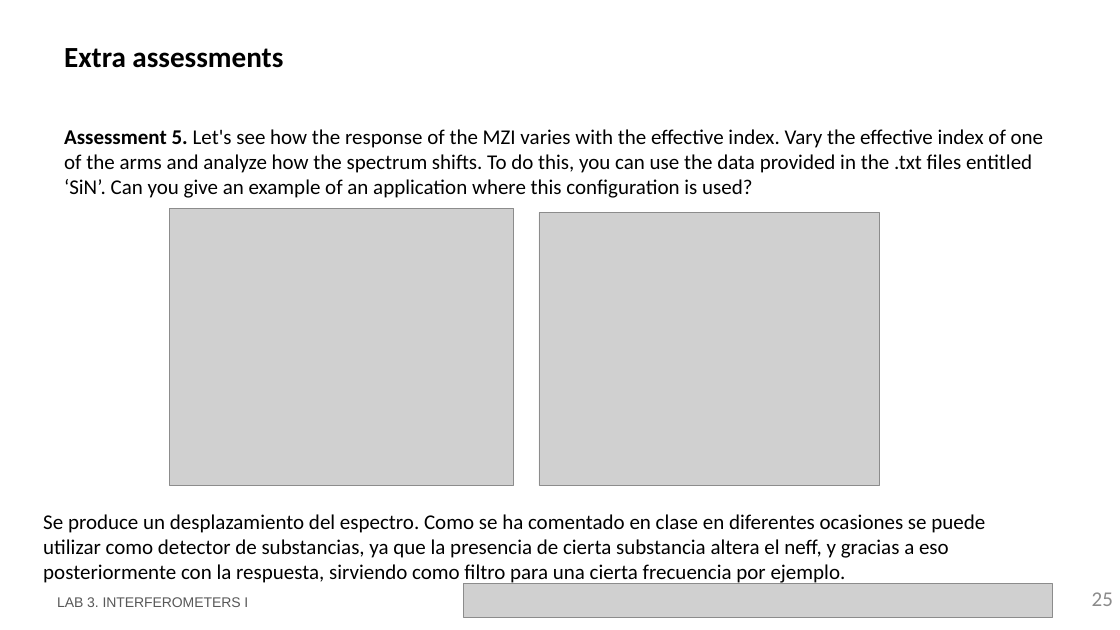
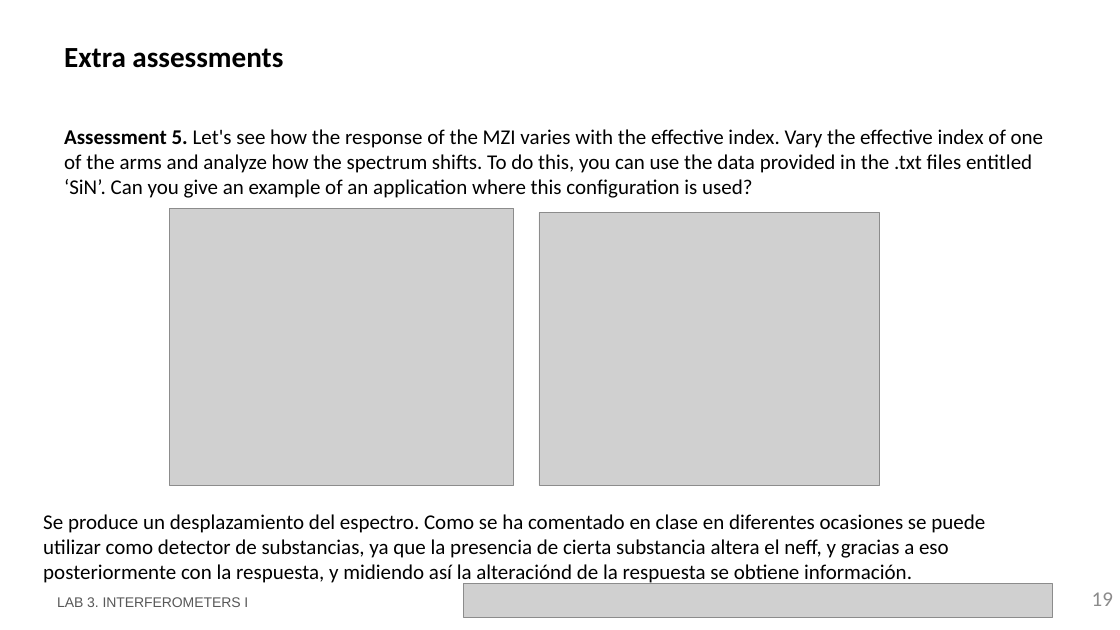
Before and after one commit to RobertoFernandezSevilla/pic-upv-lab3, a slide deck: slide 19 of LabBook_3.pptx (slide 25 before the commit). Drawn at 1120x630 pixels with LibreOffice and Linux fonts; fonts in the diff are those of the drawing; grey boxes stand for pictures; background and template pictures are left out. Boxes give left, top, right and bottom in pixels: in the first picture for what was removed or moved away, otherwise in the second. Text is boxed around its words. In the diff, an @@ line names an element or a change of style, - is before the commit and + after.

```diff
--- a/LabBook_3.pptx
+++ b/LabBook_3.pptx
@@ text at (x1=43, y1=514, x2=985, y2=586): text changed @@
-Se produce un desplazamiento del espectro. Como se ha comentado en clase en diferentes ocasiones se puede utilizar como detector de substancias, ya que la presencia de cierta substancia altera el neff, y gracias a eso posteriormente con la respuesta, sirviendo como filtro para una cierta frecuencia por ejemplo.
+Se produce un desplazamiento del espectro. Como se ha comentado en clase en diferentes ocasiones se puede utilizar como detector de substancias, ya que la presencia de cierta substancia altera el neff, y gracias a eso posteriormente con la respuesta, y midiendo así la alteraciónd de la respuesta se obtiene información.
@@ page number at (x1=1092, y1=592, x2=1113, y2=606): text changed @@
-25
+19
```
Also in this commit, not shown: 10 other slides changed, 4 slides added, 10 slides removed, 1 other file.
